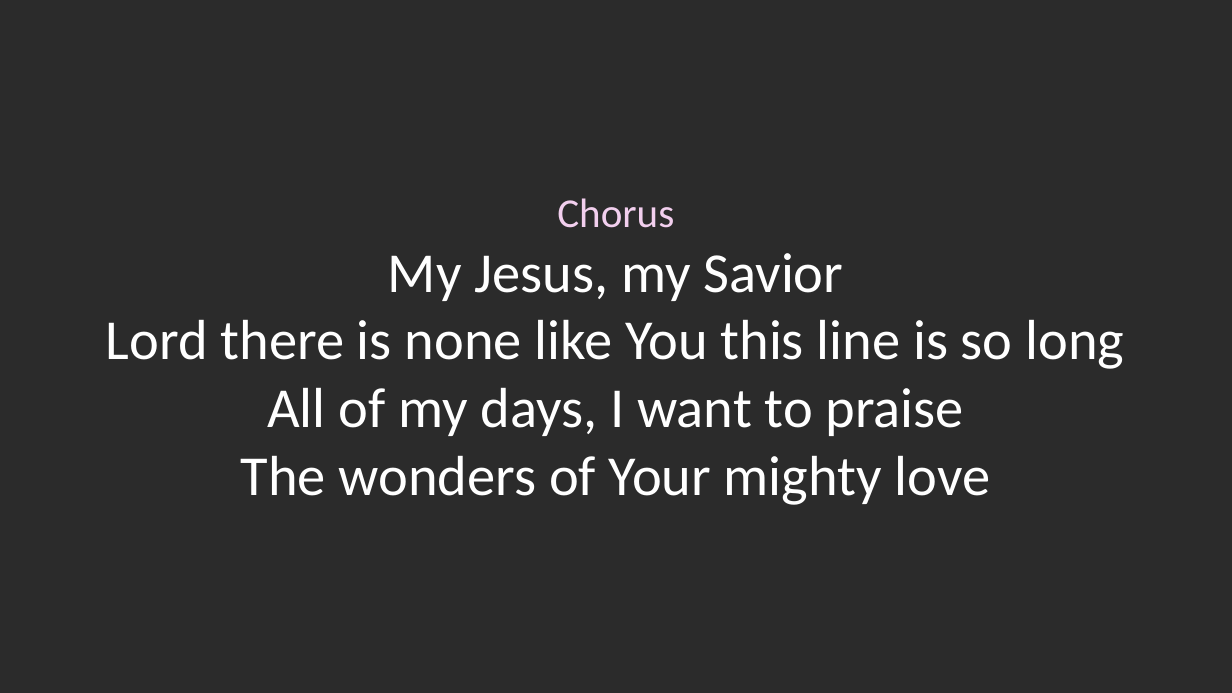
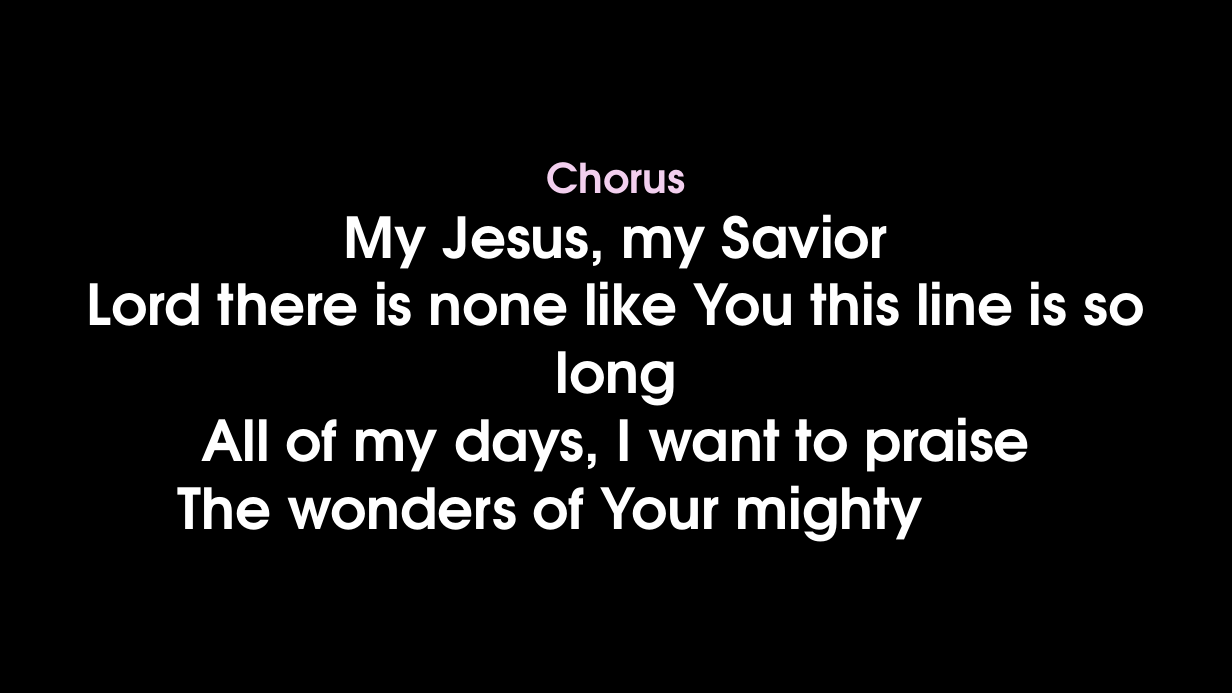
Before and after one commit to notnotedvard/isda-pptgen, a slide deck: slide 5 of template.pptx. Drawn at 1232x693 pixels with LibreOffice and Linux fonts; fonts in the diff are those of the drawing; background and template pictures are left out; a plain dark background stands for a picture behind light text. Boxes give left, top, right and bottom in pixels: in the first picture for what was removed or moved away, otherwise in the second. Text is boxed around its words. In the diff, an @@ line names an element or a change of style, - is before the commit and + after.

Commit message:
updated slide style

```diff
--- a/template.pptx
+++ b/template.pptx
@@ text "Chorus" at [87,162,1144,555]: font Calibri to TeX Gyre Adventor, bold on; text colour #FFFFFF to #000000 in "love" @@
```
Also in this commit, not shown: 6 other slides changed, 1 other file.
